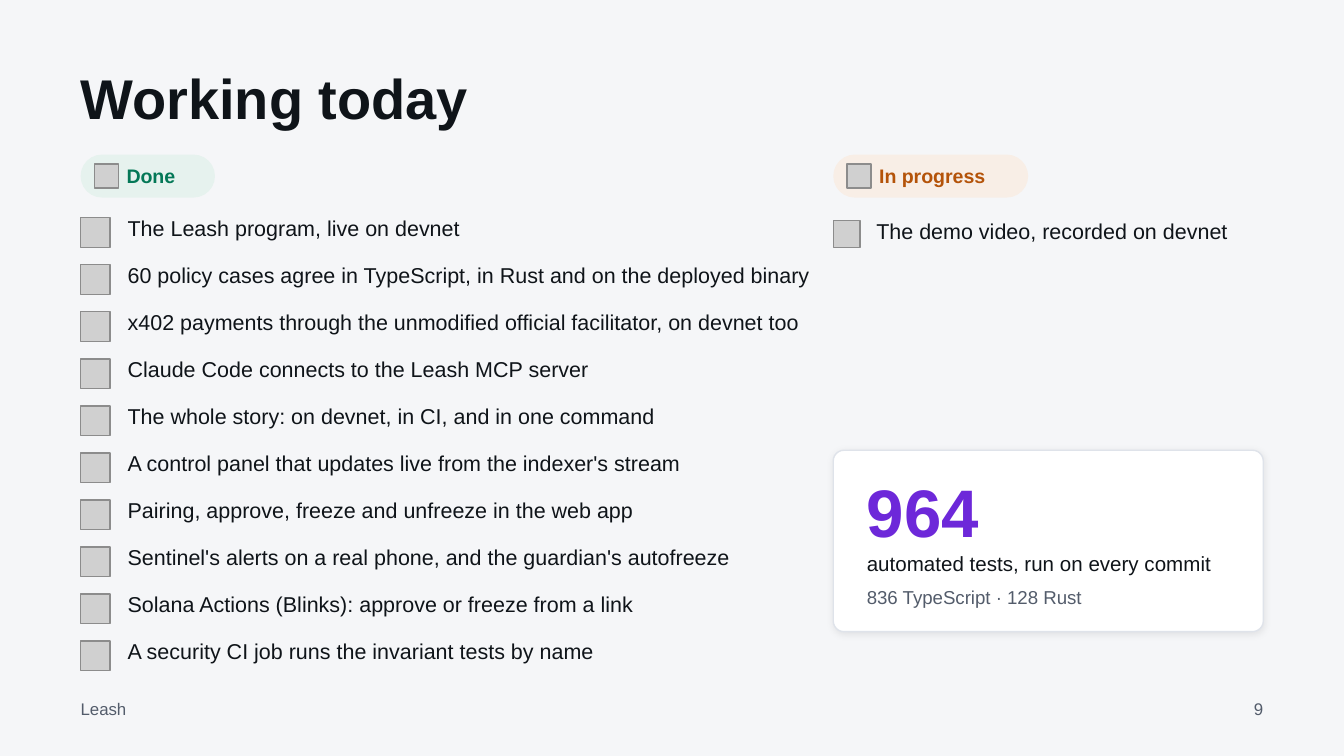
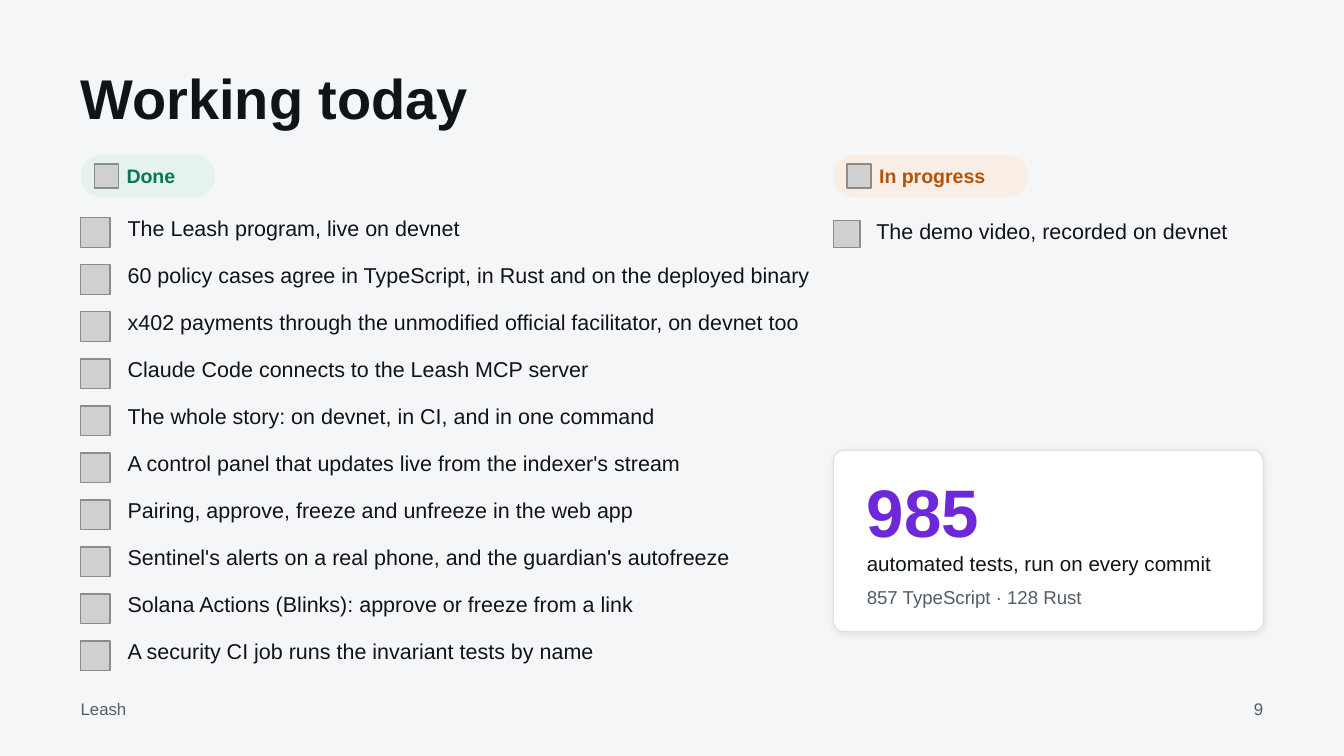
Before and after one commit to parthdeshmukh488-ops/hub, a slide deck: slide 9 of docs/pitch/leash-deck.pptx. Drawn at 1344x756 pixels with LibreOffice and Linux fonts; fonts in the diff are those of the drawing; grey boxes stand for pictures. Boxes give left, top, right and bottom in pixels: in the first picture for what was removed or moved away, otherwise in the second. Text is boxed around its words. In the diff, an @@ line names an element or a change of style, - is before the commit and + after.

```diff
--- a/docs/pitch/leash-deck.pptx
+++ b/docs/pitch/leash-deck.pptx
@@ text at (867,490,979,538): text changed @@
-964
+985
@@ text at (867,590,1081,608): text changed @@
-836 TypeScript · 128 Rust
+857 TypeScript · 128 Rust
```
Also in this commit, not shown: 6 other files.
